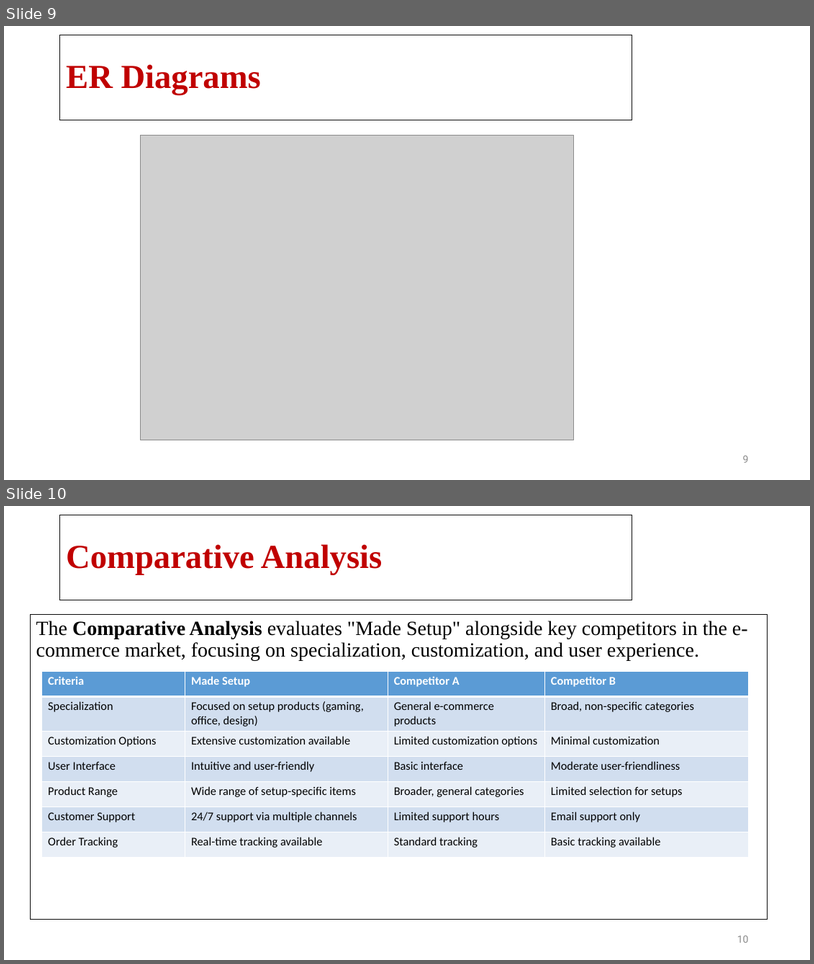
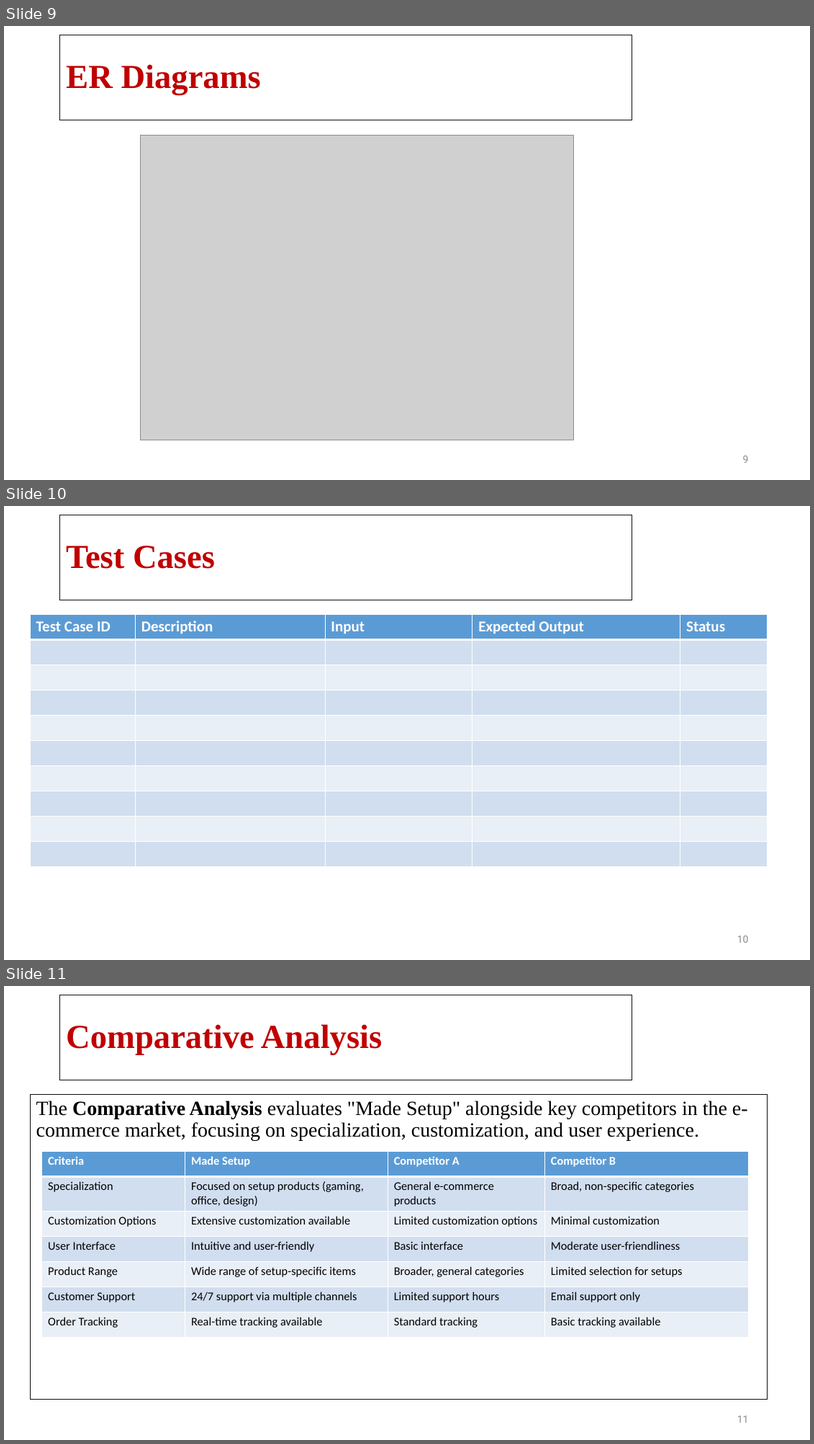
Before and after one commit to DhruvJDev/made-setup, a slide deck: ppt/Phase 4.pptx. Shown one above the other, each under a label of ours: slides 9 and 10 before the commit, slides 9, 10 and 11 after it. The pictures are 814x964 and 814x1444 pixels, drawn with LibreOffice and Linux fonts; fonts in the diff are those of the drawing; grey boxes stand for pictures; background and template pictures are left out. Boxes give left, top, right and bottom in pixels: in the first picture for what was removed or moved away, otherwise in the second. Text is boxed around its words. In the diff, an @@ line names an element or a change of style, - is before the commit and + after.

```diff
--- a/ppt/Phase 4.pptx
+++ b/ppt/Phase 4.pptx
@@ slide 10 added at <box>4,506,810,960</box>, background picture (left out) @@
@@ title added at <box>60,515,633,600</box>, outline #0D0D0D 0.75 pt, 40 pt, text #C00000, bold @@
+Test Cases
@@ table added at <box>30,614,768,867</box>, 10 rows, 5 columns @@
+Test Case ID | Description | Input | Expected Output | Status
+ |  |  |  | 
+ |  |  |  | 
+ |  |  |  | 
+ |  |  |  | 
+ |  |  |  | 
+ |  |  |  | 
+ |  |  |  | 
+ |  |  |  | 
+ |  |  |  | 
@@ page number added at <box>738,935,749,942</box>, 12 pt, text #8C8C8C @@
+10
@@ what was slide 10 is now slide 11 @@
@@ page number at <box>738,1415,749,1422</box>: text changed @@
-10
+11
```
Also in this commit, not shown: 2 other files.
